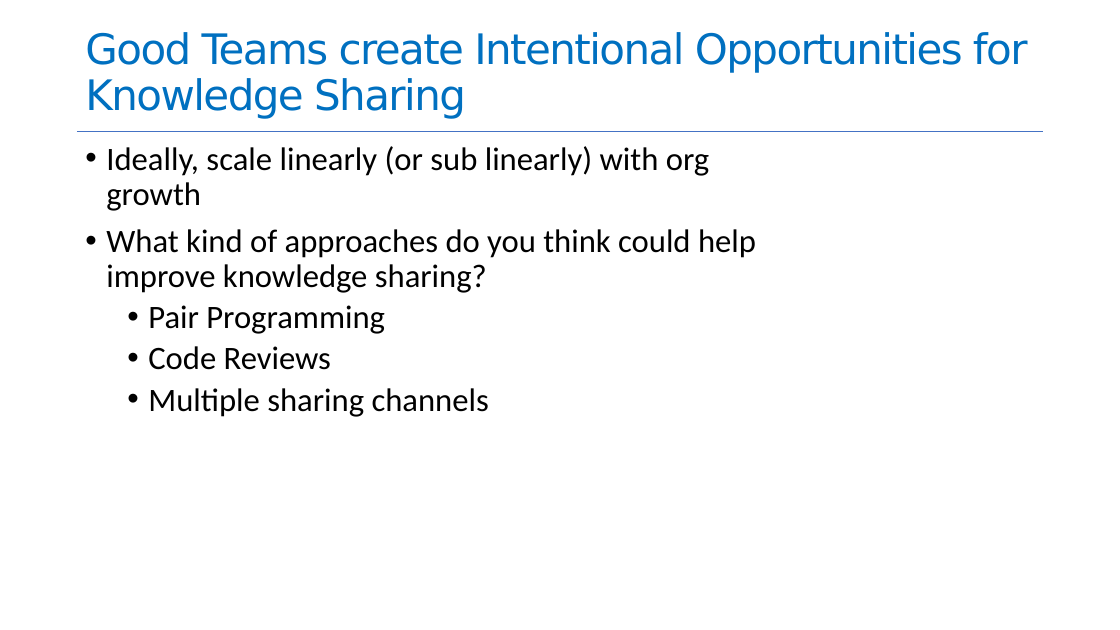
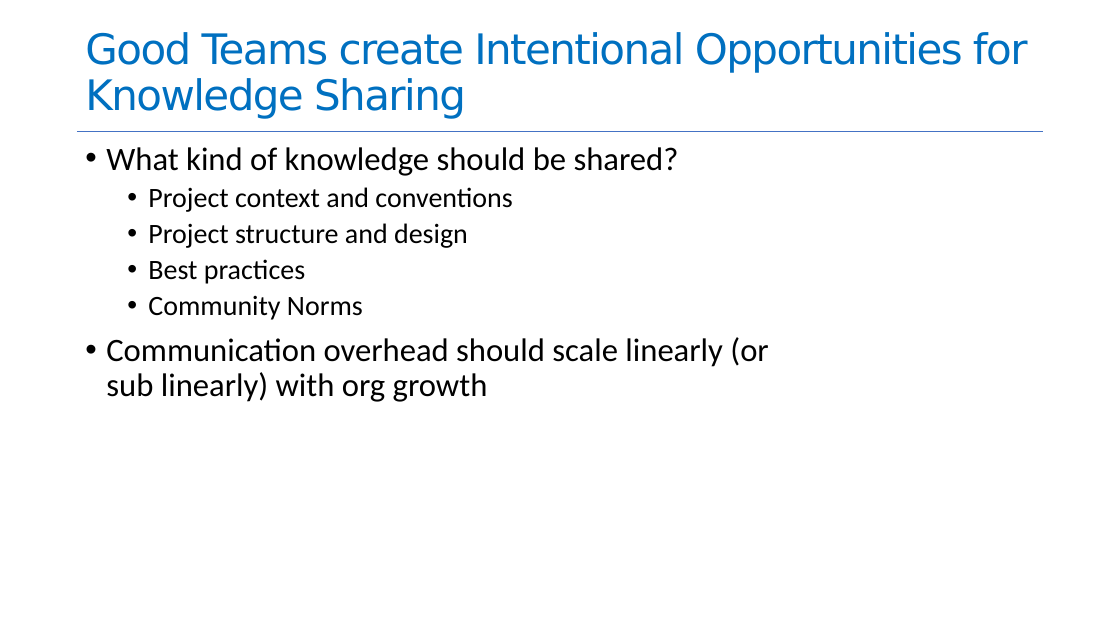
Before and after one commit to neu-se/CS4530-Fall-2026, a slide deck: slide 13 of Slides/Module 07.1 Teams.pptx. Drawn at 1120x630 pixels with LibreOffice and Linux fonts; fonts in the diff are those of the drawing. Boxes give left, top, right and bottom in pixels: in the first picture for what was removed or moved away, otherwise in the second. Text is boxed around its words. In the diff, an @@ line names an element or a change of style, - is before the commit and + after.

```diff
--- a/Slides/Module 07.1 Teams.pptx
+++ b/Slides/Module 07.1 Teams.pptx
@@ text at (x1=106, y1=147, x2=768, y2=402): text changed @@
-• Ideally, scale linearly (or sub linearly) with org growth
-• What kind of approaches do you think could help improve knowledge sharing?
-  • Pair Programming
-  • Code Reviews
-  • Multiple sharing channels
+• What kind of knowledge should be shared?
+  • Project context and conventions
+  • Project structure and design
+  • Best practices
+  • Community Norms
+• Communication overhead should scale linearly (or sub linearly) with org growth
```
Also in this commit, not shown: 4 other slides changed, 5 other files.
